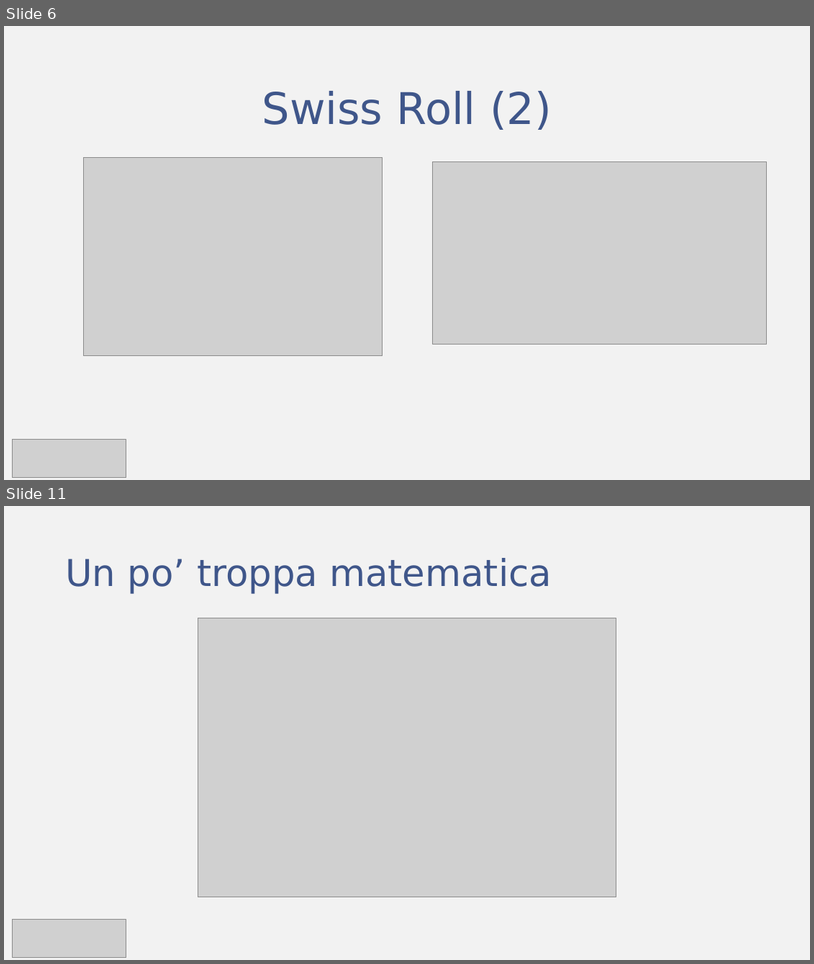
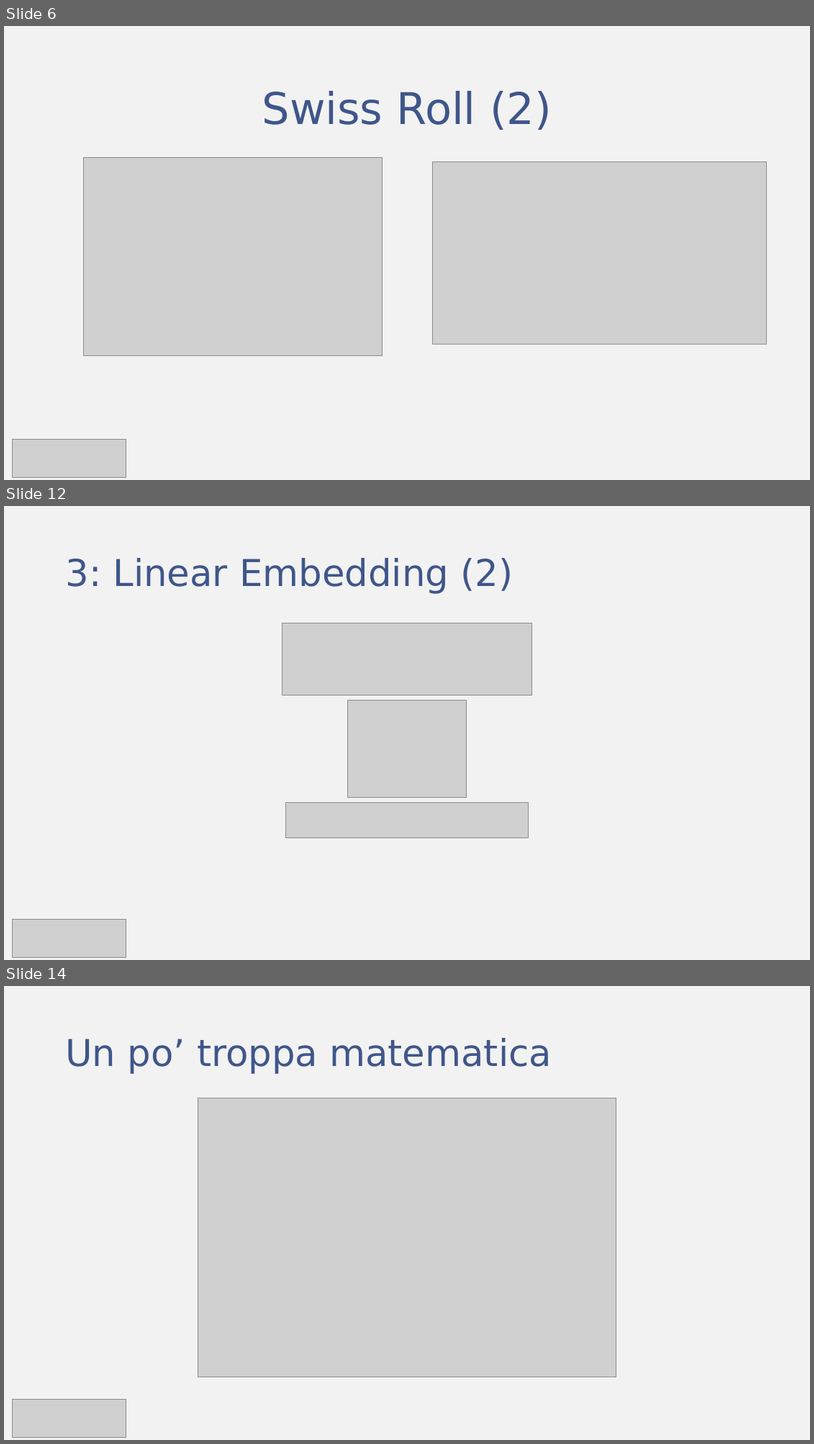
Before and after one commit to fratorgano/dimensionality-reduction, a slide deck: lle/LLE.pptx. Shown one above the other, each under a label of ours: slides 6 and 11 before the commit, slides 6, 12 and 14 after it; the slides between them are not shown. The pictures are 814x964 and 814x1444 pixels, drawn with LibreOffice and Linux fonts; fonts in the diff are those of the drawing; grey boxes stand for pictures. Boxes give left, top, right and bottom in pixels: in the first picture for what was removed or moved away, otherwise in the second. Text is boxed around its words. In the diff, an @@ line names an element or a change of style, - is before the commit and + after.

```diff
--- a/lle/LLE.pptx
+++ b/lle/LLE.pptx
@@ slide 12 added at bbox=[4, 506, 810, 960], background #F2F2F2 @@
@@ title added at bbox=[65, 558, 513, 593], 44 pt, text #3F568A @@
+3: Linear Embedding (2)
@@ picture added at bbox=[282, 623, 532, 695] @@
@@ picture added at bbox=[348, 700, 467, 797] @@
@@ picture added at bbox=[286, 803, 529, 837] @@
@@ picture added at bbox=[13, 919, 127, 957] @@
@@ what was slide 11 is now slide 14 @@
```
Also in this commit, not shown: 5 slides changed, 3 other slides added, 1 other file.
